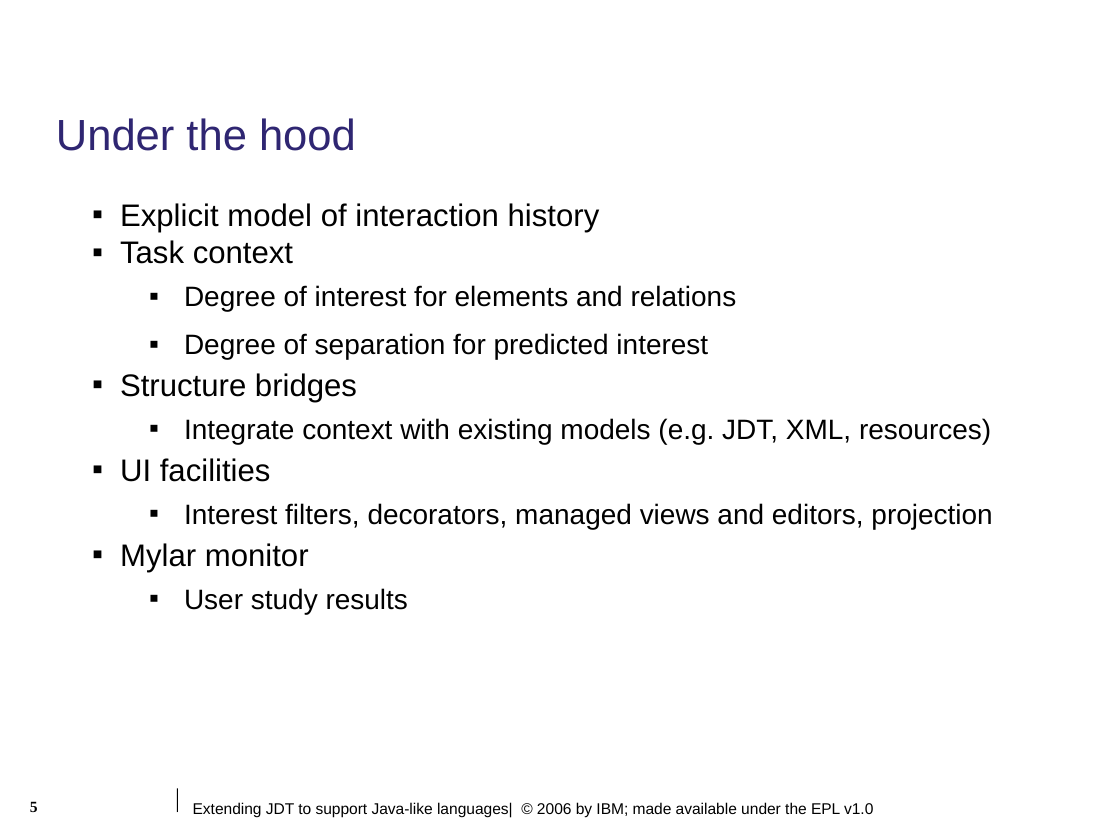
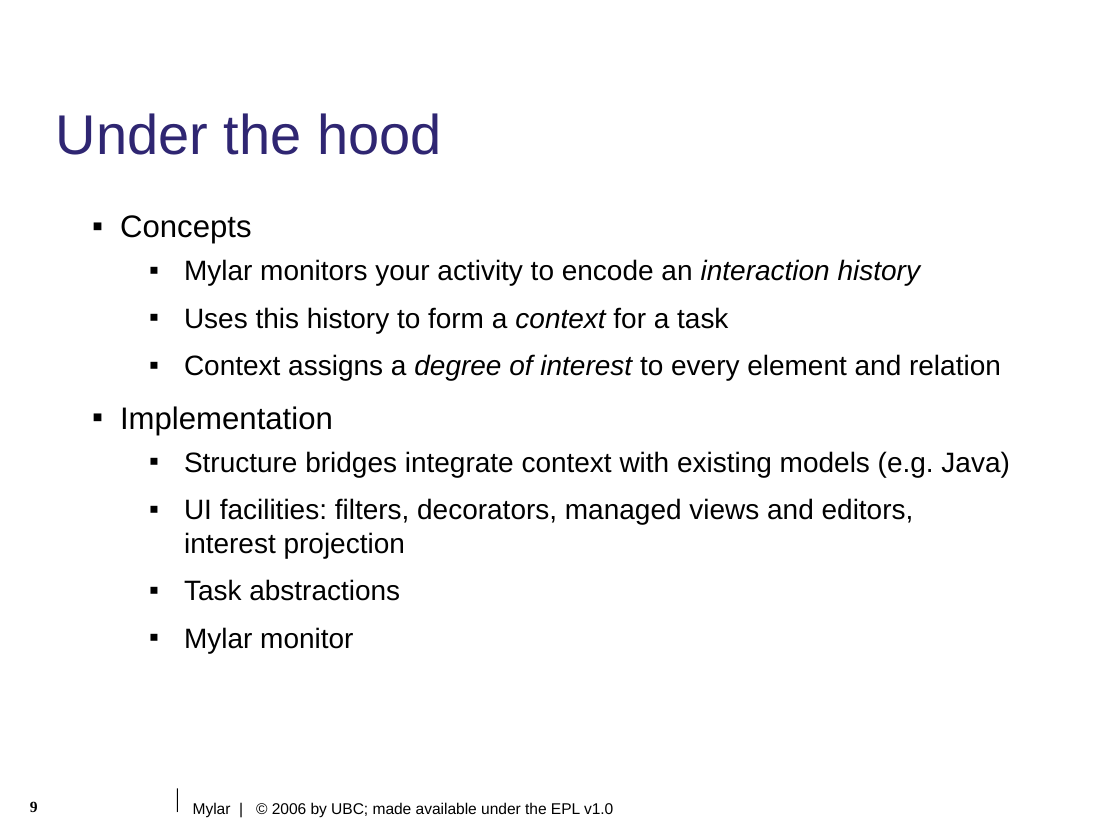
Before and after one commit to eclipse-mylyn/mylyn-website, a slide deck: slide 9 of publications/2006-03-mylar-eclipsecon.ppt (slide 5 before the commit). Drawn at 1120x840 pixels with LibreOffice and Linux fonts; fonts in the diff are those of the drawing; background and template pictures are left out. Boxes give left, top, right and bottom in pixels: in the first picture for what was removed or moved away, otherwise in the second. Text is boxed around its words. In the diff, an @@ line names an element or a change of style, - is before the commit and + after.

```diff
--- a/publications/2006-03-mylar-eclipsecon.ppt
+++ b/publications/2006-03-mylar-eclipsecon.ppt
@@ title "Under the hood" at (56,113,442,155): size 28 to 36 pt @@
@@ text at (120,215,1009,601): text changed @@
-▪ Explicit model of interaction history
-▪ Task context
-  ▪ Degree of interest for elements and relations
-  ▪ Degree of separation for predicted interest
-▪ Structure bridges
-  ▪ Integrate context with existing models (e.g. JDT, XML, resources)
-▪ UI facilities
-  ▪ Interest filters, decorators, managed views and editors, projection
+▪ Concepts
+  ▪ Mylar monitors your activity to encode an interaction history
+  ▪ Uses this history to form a context for a task
+  ▪ Context assigns a degree of interest to every element and relation
+▪ Implementation
+  ▪ Structure bridges integrate context with existing models (e.g. Java)
+  ▪ UI facilities: filters, decorators, managed views and editors,
+    interest projection
+  ▪ Task abstractions
@@ text at (184,588,408,614): paragraph removed @@
-  ▪ User study results
@@ text at (184,627,353,653): size 20 to 18 pt in "Mylar monitor"; list level 1 to 2 in "Mylar monitor" @@
@@ page number at (30,801,38,812): text changed @@
-5
+9
@@ text at (193,802,613,817): text changed @@
-Extending JDT to support Java-like languages| © 2006 by IBM; made available under the EPL v1.0
+Mylar | © 2006 by UBC; made available under the EPL v1.0
```
Also in this commit, not shown: 3 other slides changed, 6 slides added, 3 slides removed, 1 other file.
